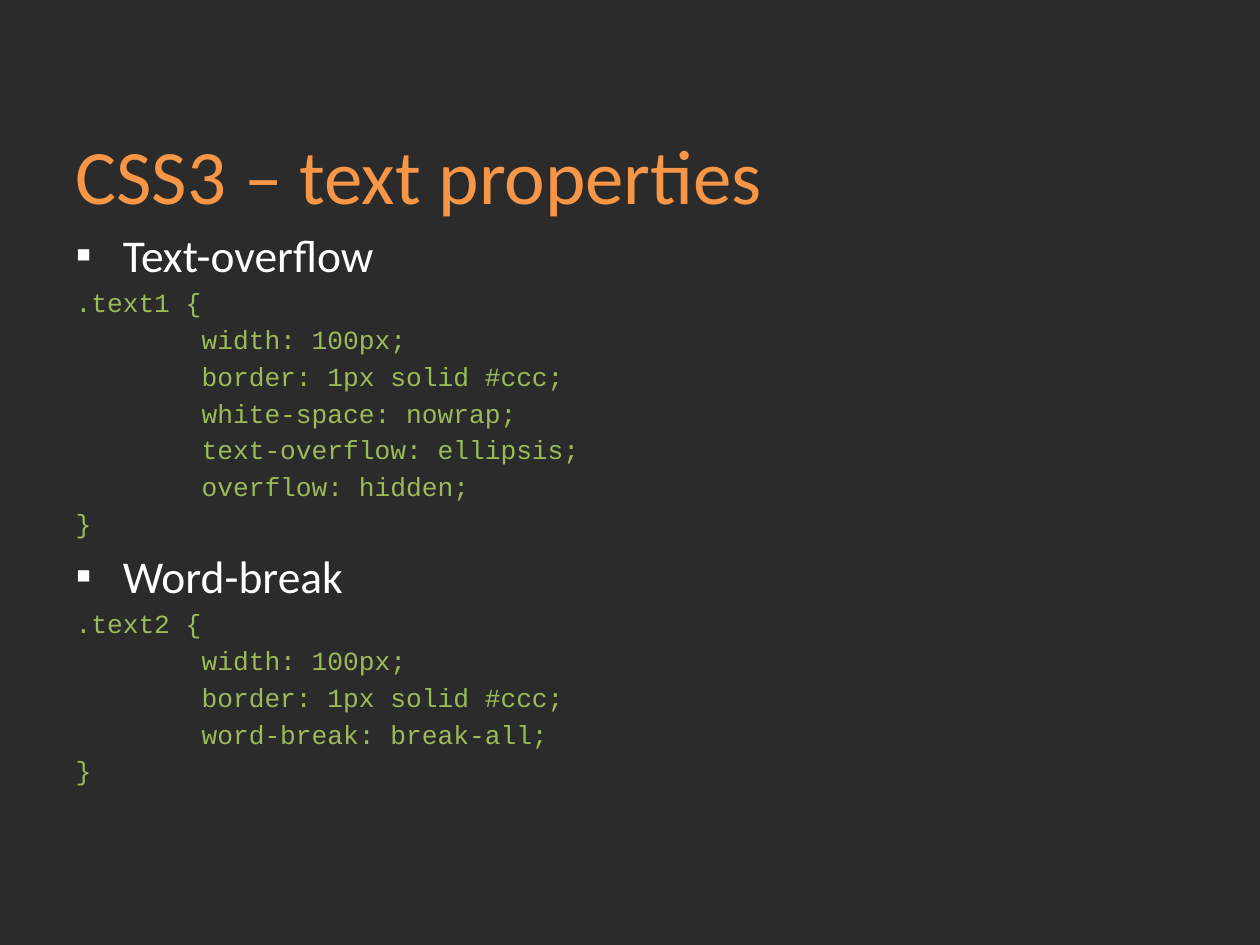
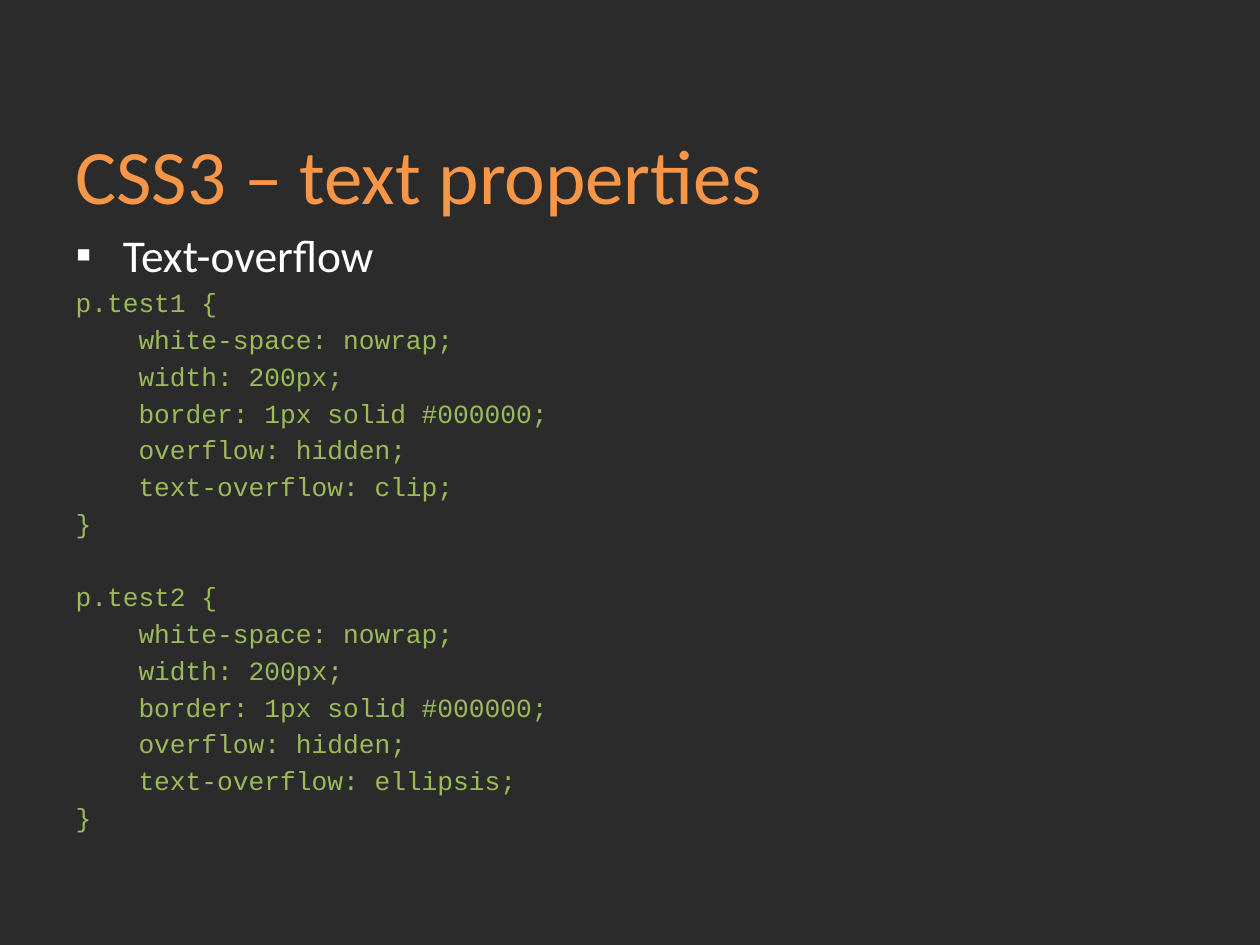
Before and after one commit to Academy-Soft-Intellect/Front-End-Course, a slide deck: slide 13 of 05-CSS3/05-CSS3.pptx. Drawn at 1260x945 pixels with LibreOffice and Linux fonts; fonts in the diff are those of the drawing; background and template pictures are left out; a plain dark background stands for a picture behind light text. Boxes give left, top, right and bottom in pixels: in the first picture for what was removed or moved away, otherwise in the second. Text is boxed around its words. In the diff, an @@ line names an element or a change of style, - is before the commit and + after.

```diff
--- a/05-CSS3/05-CSS3.pptx
+++ b/05-CSS3/05-CSS3.pptx
@@ text at box(76, 294, 186, 318): text changed @@
-.text1 {
-width: 100px;
-border: 1px solid #ccc;
+p.test1 {
@@ text at box(76, 368, 548, 758): paragraphs added @@
+width: 200px;
+border: 1px solid #000000;
+overflow: hidden;
+text-overflow: clip;
+}
+p.test2 {
+white-space: nowrap;
+width: 200px;
+border: 1px solid #000000;
+overflow: hidden;
@@ text at box(202, 478, 469, 501): paragraph removed @@
-overflow: hidden;
@@ text at box(76, 561, 564, 749): paragraphs removed @@
-▪ Word-break
-.text2 {
-width: 100px;
-border: 1px solid #ccc;
-word-break: break-all;
-}
```
Also in this commit, not shown: 5 other slides changed, 2 slides added, 1 other file.
